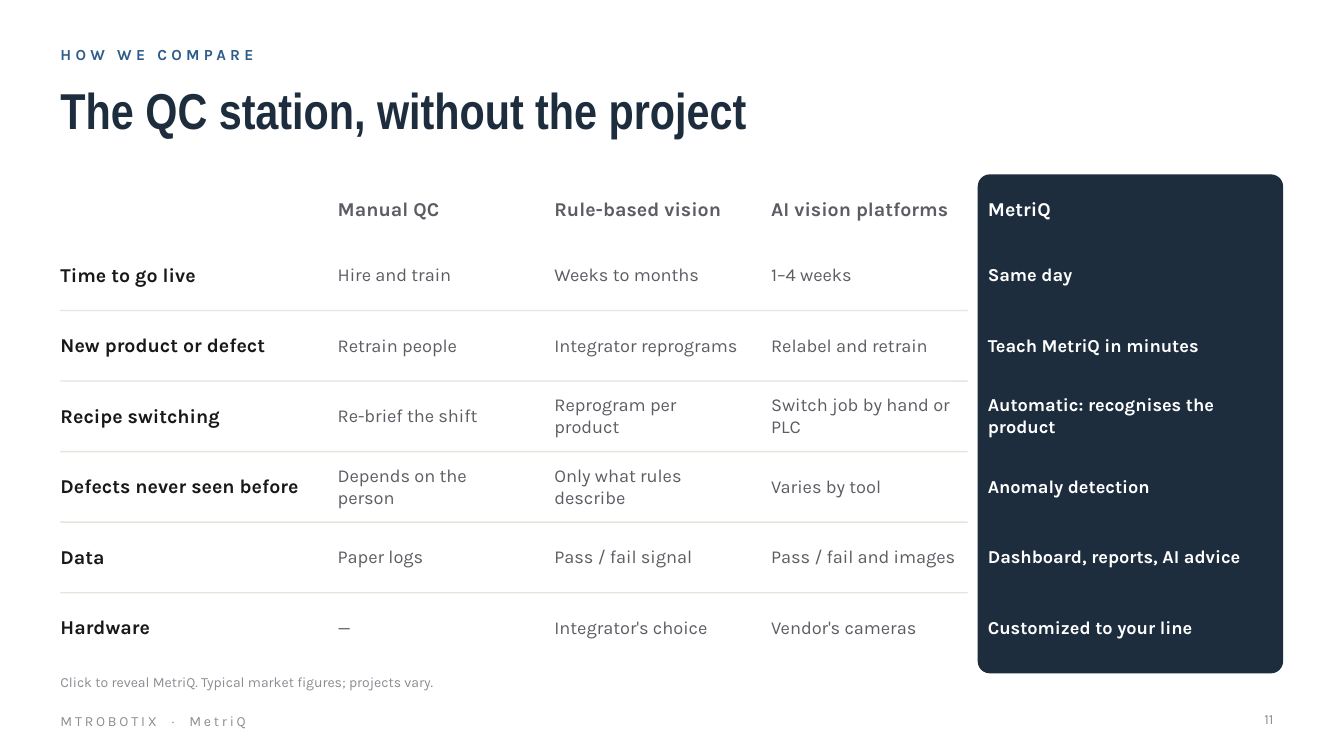
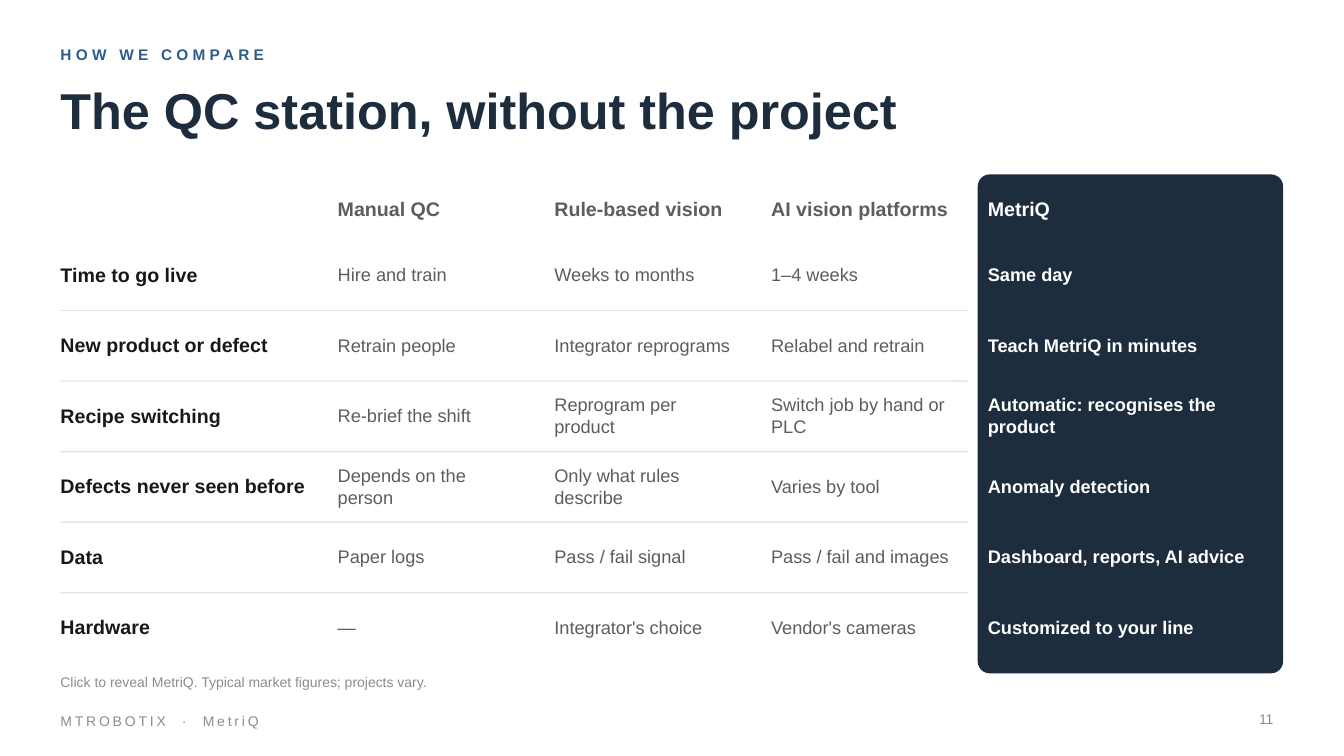
Before and after one commit to MTRobotix/MTR-SOP, a slide deck: slide 11 of content/general/attachments/metriq-pitch-deck.pptx. Drawn at 1344x756 pixels with LibreOffice and Linux fonts; fonts in the diff are those of the drawing. Boxes give left, top, right and bottom in pixels: in the first picture for what was removed or moved away, otherwise in the second. Text is boxed around its words. In the diff, an @@ line names an element or a change of style, - is before the commit and + after.

```diff
--- a/content/general/attachments/metriq-pitch-deck.pptx
+++ b/content/general/attachments/metriq-pitch-deck.pptx
@@ title "The QC station, without the ..." at (60,92,897,138): font Arial Narrow to Arial @@
@@ font Karla to Arial in 38 elements at (60,45,968,76), (338,202,440,220), (554,202,723,216), (771,202,947,220), (988,201,1050,220), (60,267,198,286), (338,268,446,281), (554,268,695,281), (771,268,858,281), (988,267,1072,285), (60,337,268,356), (338,339,456,356), (554,339,730,356), (771,339,924,352), (988,338,1198,356), (60,408,220,427), (338,409,471,422), (554,398,676,437), (771,398,945,433), (988,397,1216,437), (60,478,305,494), (338,469,466,508), (554,469,679,504), (771,480,879,497), (988,479,1151,497), (60,550,103,564), (338,550,424,567), (554,550,685,567), (771,550,949,567), (988,549,1245,567), (60,619,149,635), (554,621,703,638), (771,621,916,634), (988,620,1193,638), (60,677,426,690), (1259,714,1273,724), (338,595,524,659), (60,716,259,729) @@
```
Also in this commit, not shown: 12 other slides changed, 1 slide added, 1 slide removed, 4 other files.
